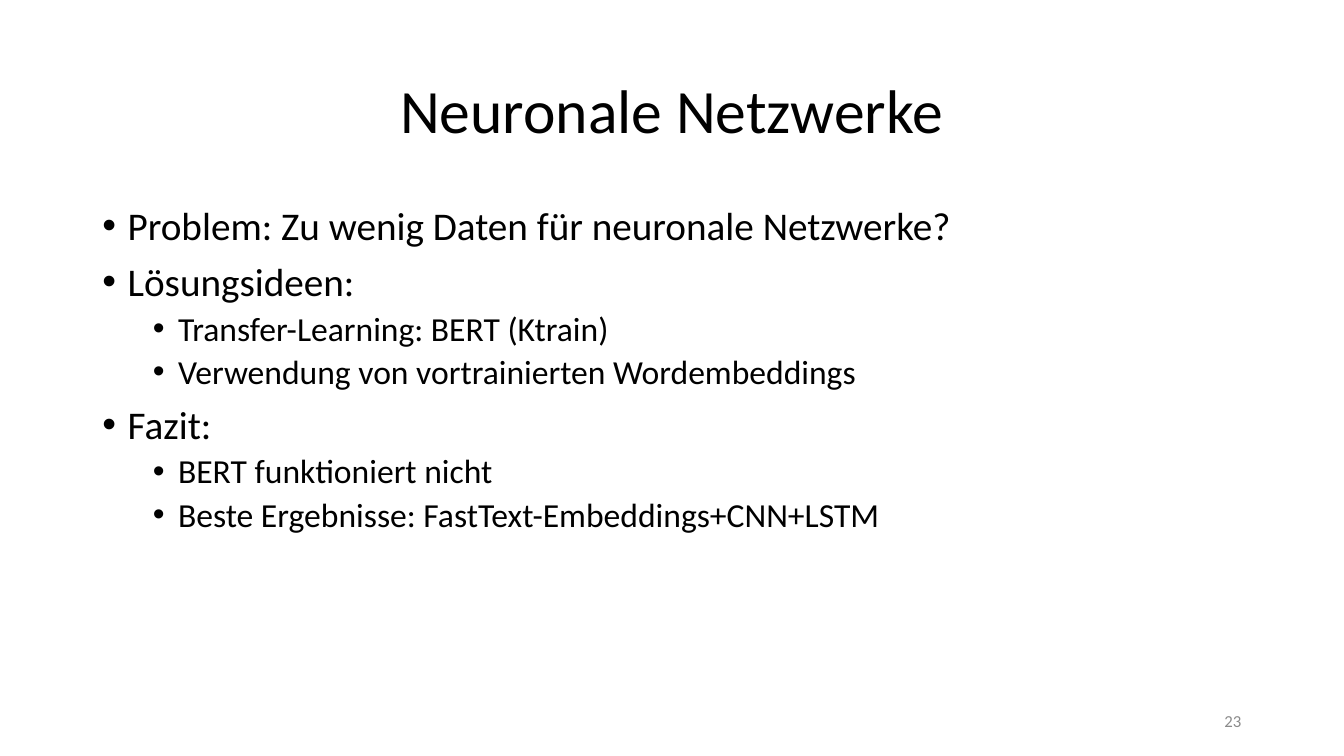
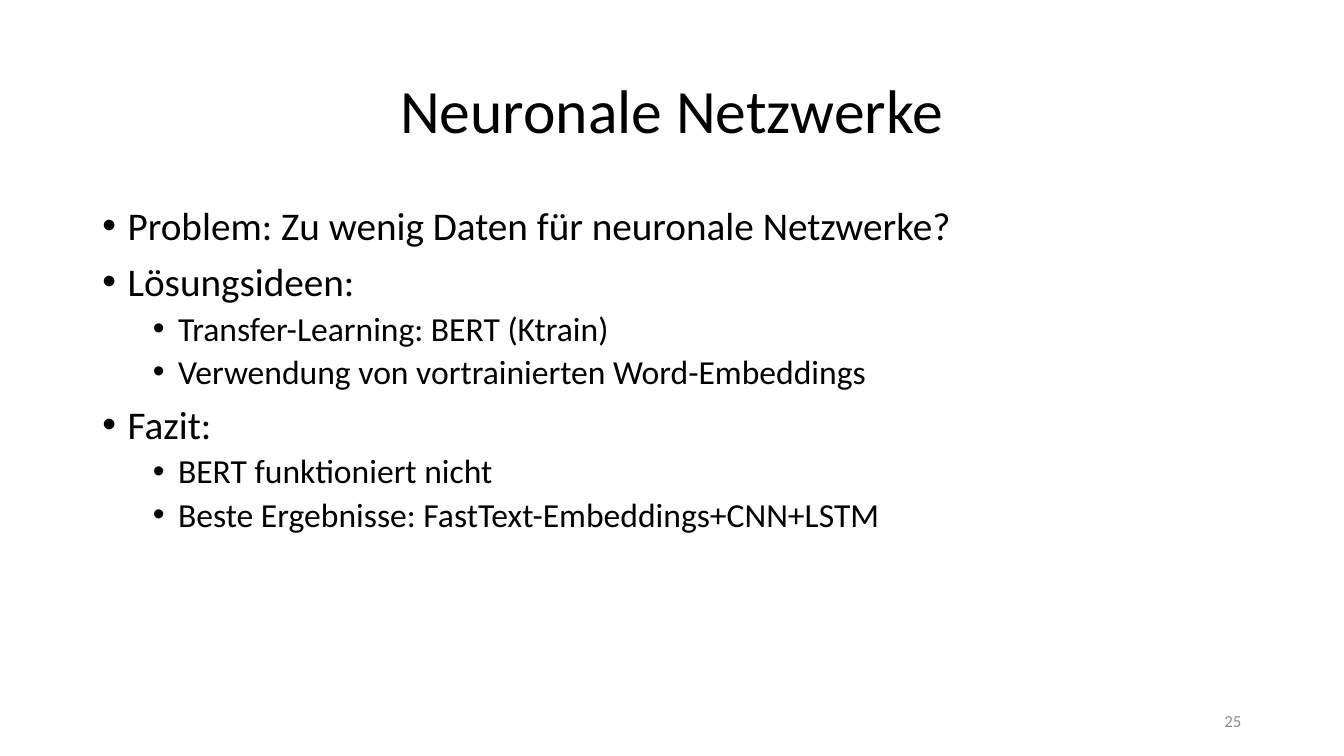
Before and after one commit to LennartKeller/TextklassifikationsProjekt2019, a slide deck: slide 25 of Projektgruppenpräsention.pptx (slide 23 before the commit). Drawn at 1344x756 pixels with LibreOffice and Linux fonts; fonts in the diff are those of the drawing. Boxes give left, top, right and bottom in pixels: in the first picture for what was removed or moved away, otherwise in the second. Text is boxed around its words. In the diff, an @@ line names an element or a change of style, - is before the commit and + after.

Commit message:
add new slide

```diff
--- a/Projektgruppenpräsention.pptx
+++ b/Projektgruppenpräsention.pptx
@@ text at <box>178,360,866,390</box>: text changed @@
-  • Verwendung von vortrainierten Wordembeddings
+  • Verwendung von vortrainierten Word-Embeddings
@@ page number at <box>1224,716,1241,727</box>: text changed @@
-23
+25
```
Also in this commit, not shown: 2 slides added.
